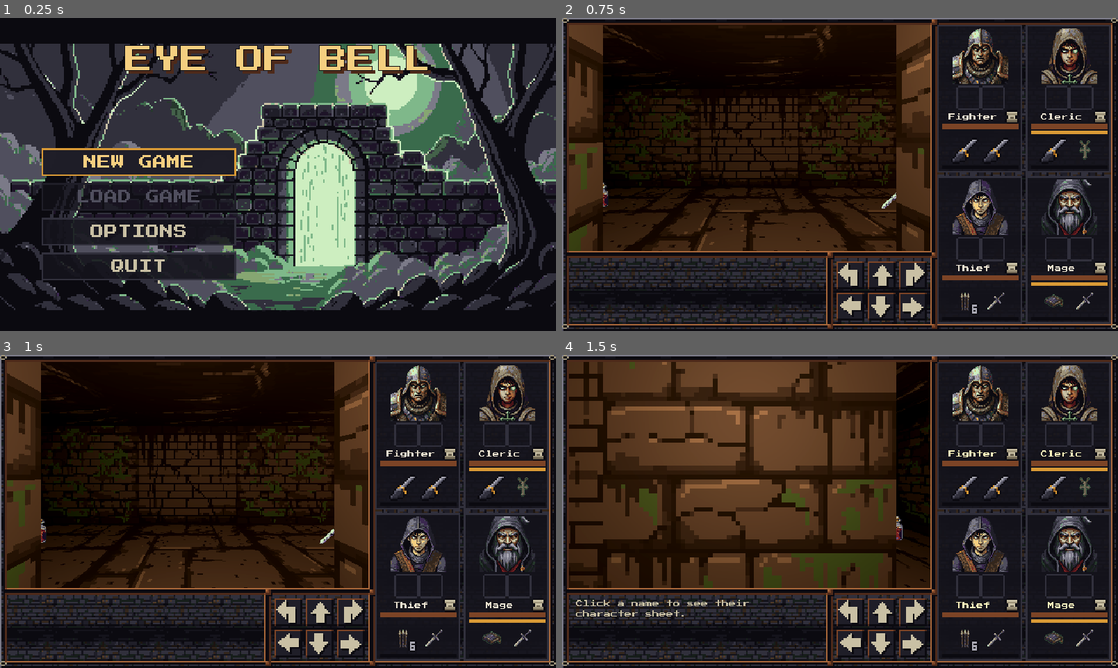
Above: before the commit, frames 1-4 (two rows, left to right).
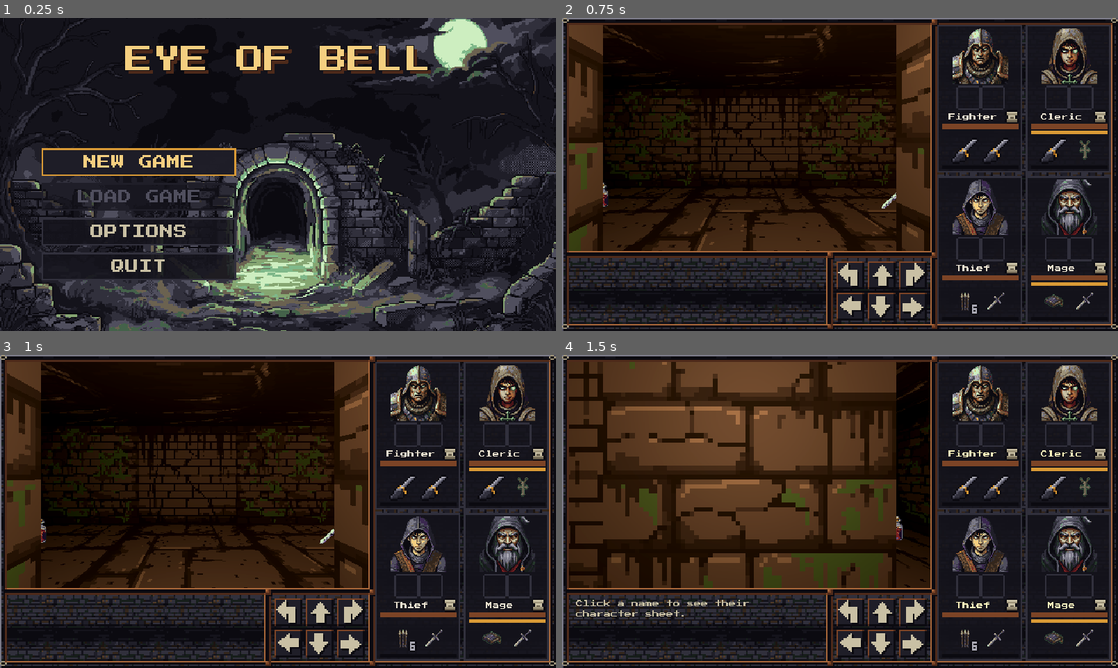
Above: after the commit, the same moments.

Repository: XrNrX/eye-of-bell
Game: Godot game, scene res://scenes/main_menu.tscn
The game is run twice, just before and just after one commit, with the same random seed, the same clock (stepped at 60 frames per second) and the same inputs. Sound files missing from this copy of the repository are replaced by a short silence.
Inputs (mouse positions are in pixels of both pictures, inside the frame that each line leads up to):
- Up to frame 1 (0.25 s): no input
- Up to frame 2 (0.75 s): click "NEW GAME" at 0.5 s
- Up to frame 3 (1 s): no input
- Up to frame 4 (1.5 s): click (851, 611) at 1.27 s

The runs differ from the first frame. In frame 1, 54% of the frame differs, in the area x 0-100%, y 0-100%; in frame 2, nothing differs; in frame 3, nothing differs; in frame 4, nothing differs.

Commit message:
Title screen at full 640x360 (PixelLab pro, shown 1:1, no 2x); importer treats ui/title as full resolution; docs updated
Co-Authored-By: Claude Sonnet 5.5 <noreply@anthropic.com>

Diff:
--- a/scripts/main_menu.gd
+++ b/scripts/main_menu.gd
@@ -236,8 +236,8 @@
 	hints_button.pressed.connect(_click)
 
 
-## The title screen picture (art/ui/title.png, 320x180 drawn at 2x: the entrance to a cursed dungeon at night)
-## is the menu's backdrop. The 3D corridor (the game's own level builder) is kept in the scene, hidden and not
+## The title screen picture (art/ui/title.png, 640x360 at full resolution, shown 1:1: the entrance to a cursed
+## dungeon at night) is the menu's backdrop. The 3D corridor (the game's own level builder) is kept in the scene, hidden and not
 ## rendering, as the fallback if the picture is missing.
 func _show_title_art() -> void:
 	if not ResourceLoader.exists(TITLE_ART):
Binary file changed: art/ui/title.png
Binary file changed: tools/art/pieces/title.png
Binary file added: tools/art/pieces/title_alt.png
Not shown, changed: CLAUDE.md
Not shown, changed: docs/art_style.md
